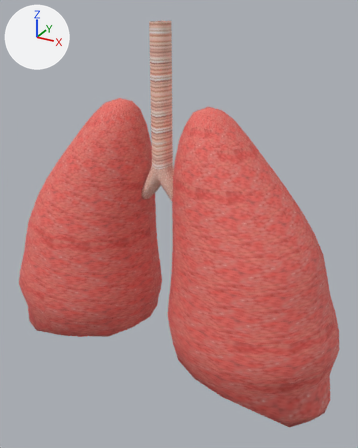
Two versions of the FBX model Vyrus_Unity/Assets/3dassets/Susi's Kram/Lunge.fbx, one commit apart.
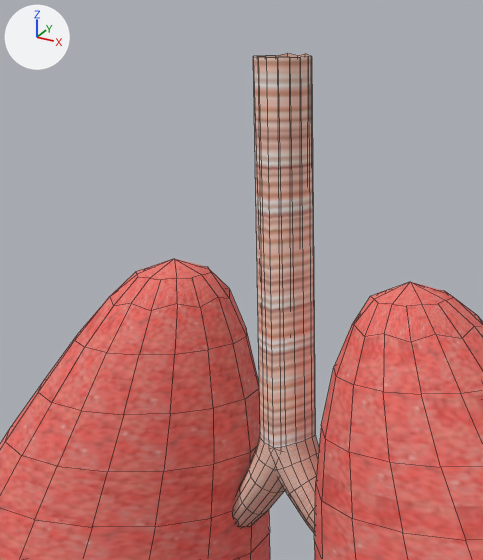
Each version is shown whole from a 50 mm lens placed at (0.1456, -0.1612, 0.1258), pointed at (0.0719, -0.027, 0.0587), then close up on the part from 15% to 66% of the width and 0% to 47% of the height. Lighting does not change. The marker at upper left points along +X, +Y and +Z. The close-ups show mesh edges as thin lines. Where no turn or scale is listed for an object, it has been applied to the vertices.
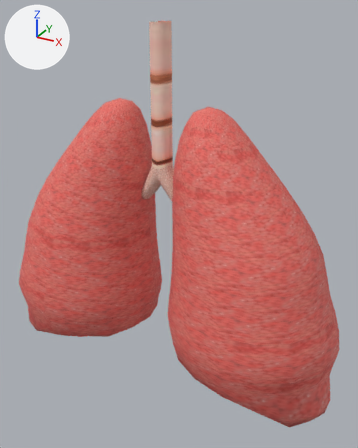
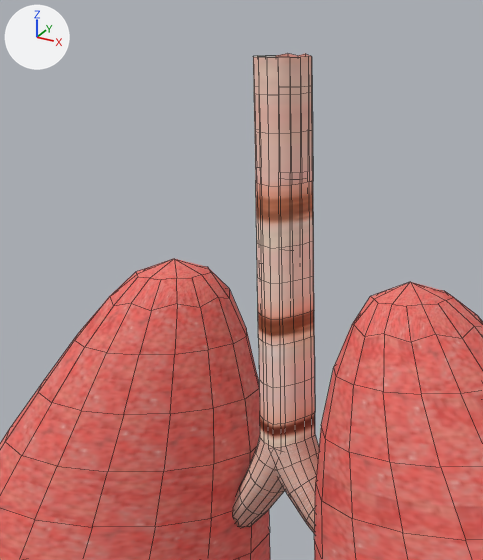
What differs and where, as boxes (x1, y1, x2, y2) in the close-ups (483 x 560 px):
part 1 of me_mesh, added (beige)
    after: (253, 53, 315, 448)

The change, as a list of edits to the scene's bpy script:
```text
Add img_lungen_mit_herzentextur_jpg:
    img_lungen_mit_herzentextur_jpg = load_image('lungen-mit-herzenTextur.jpg', '_unpacked/lungen-mit-herzenTextur.jpg', 88, 311, 'sRGB')
Add mat_blinn5:
    mat_blinn5 = principled_material('blinn5')
    mat_blinn5.texture = img_lungen_mit_herzentextur_jpg
    mat_blinn5.roughness = 0.749
Change me_mesh:
    used by ob_polysurface3; location = (0.0, 0.0, 0.0)
    remove me_mesh.from_pydata(...)  # 755 vertices, 745 faces; spans x 0.0042..0.1288, y -0.0538..-0.0025, z 0.0027..0.122
    add me_mesh.from_pydata(...)  # 953 vertices, 934 faces; spans x 0.0042..0.1288, y -0.0538..-0.0025, z 0.0027..0.122
    me_mesh part 1: 198 vertices added at x 0.0632..0.0699, y -0.0318..-0.0253, z 0.0812..0.1188
    add me_mesh.materials.append(mat_blinn5)  # picture img_lungen_mit_herzentextur_jpg
```
